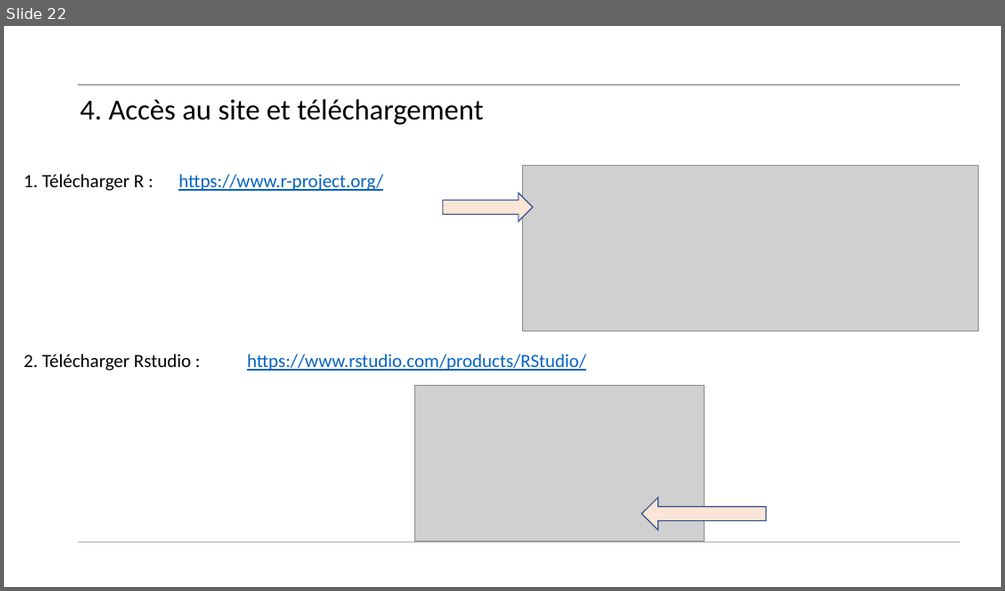
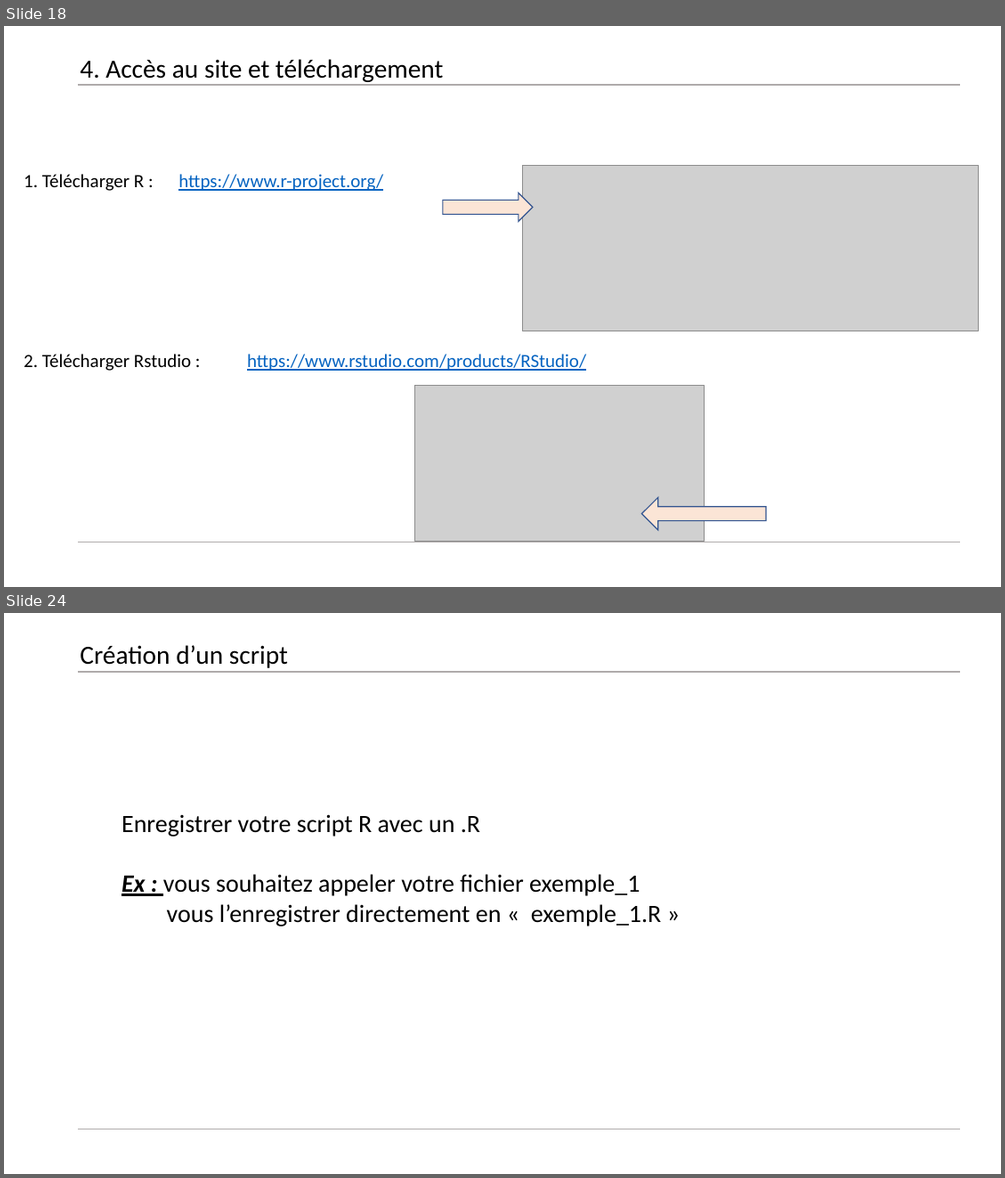
Before and after one commit to Arkantick/Enseignement_EPSI_LangageR, a slide deck: EPSI/Environnement_R_Cours.pptx. Shown one above the other, each under a label of ours: slide 22 before the commit, slides 18 and 24 after it; the slides between them are not shown. The pictures are 1005x591 and 1005x1178 pixels, drawn with LibreOffice and Linux fonts; fonts in the diff are those of the drawing; grey boxes stand for pictures. Boxes give left, top, right and bottom in pixels: in the first picture for what was removed or moved away, otherwise in the second. Text is boxed around its words. In the diff, an @@ line names an element or a change of style, - is before the commit and + after.

```diff
--- a/EPSI/Environnement_R_Cours.pptx
+++ b/EPSI/Environnement_R_Cours.pptx
@@ slide 24 added at <box>4,613,1001,1174</box>, background #FFFFFF; not listed: 2 template elements that a slide beside it also shows @@
@@ title added at <box>80,645,288,668</box>, 25.2 pt, text #000000 @@
+Création d’un script
@@ text added at <box>121,814,662,926</box>, 24 pt, text #000000 @@
+Enregistrer votre script R avec un .R
+Ex : vous souhaitez appeler votre fichier exemple_1
+vous l’enregistrer directement en « exemple_1.R »
@@ what was slide 22 is now slide 18 @@
@@ slide 18 changed as well @@
@@ title "4. Accès au site et ..." at <box>80,59,443,82</box>: size 28 to 25.2 pt @@
```
Also in this commit, not shown: 17 other slides changed, 25 other slides added, 2 slides removed.
